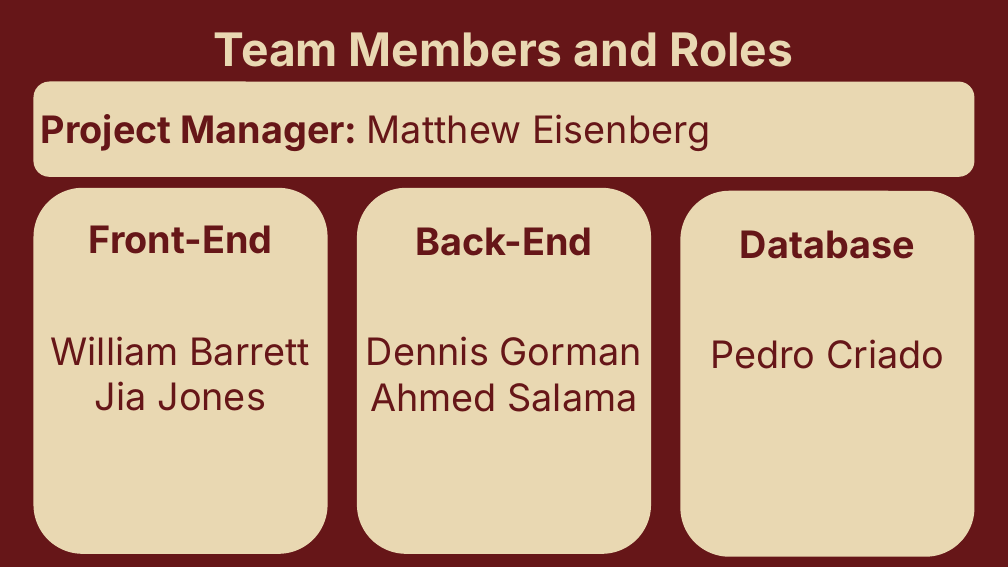
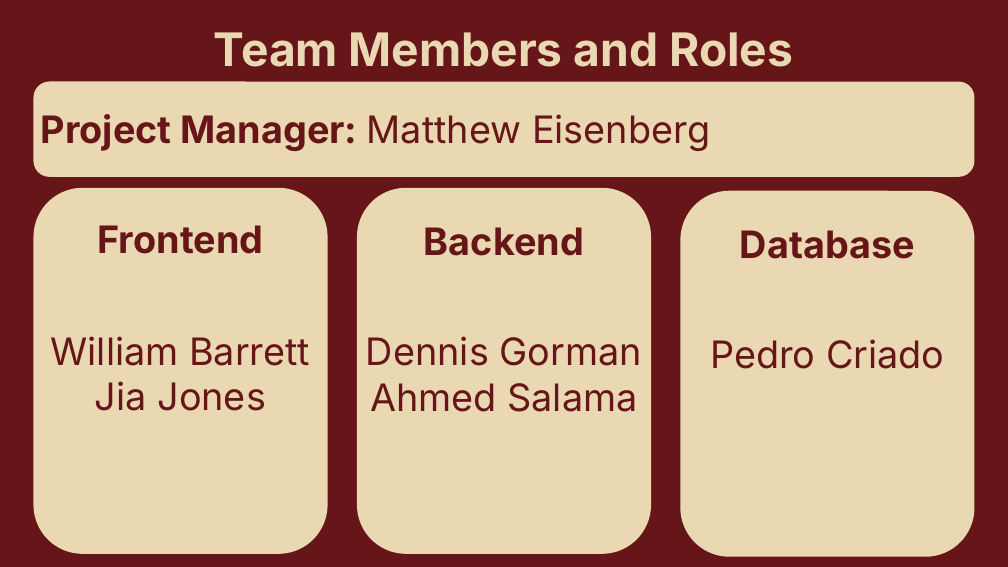
Before and after one commit to matt11matthew/ContactManager, a slide deck: slide 2 of Presentation/Contact Manager Presentation.pptx. Drawn at 1008x567 pixels with LibreOffice and Linux fonts; fonts in the diff are those of the drawing. Boxes give left, top, right and bottom in pixels: in the first picture for what was removed or moved away, otherwise in the second. Text is boxed around its words. In the diff, an @@ line names an element or a change of style, - is before the commit and + after.

```diff
--- a/Presentation/Contact Manager Presentation.pptx
+++ b/Presentation/Contact Manager Presentation.pptx
@@ text at [98, 225, 264, 254]: text changed @@
-Front-End
+Frontend
@@ text at [424, 227, 584, 256]: text changed @@
-Back-End
+Backend
```
Also in this commit, not shown: 5 other slides changed, 1 slide added.
